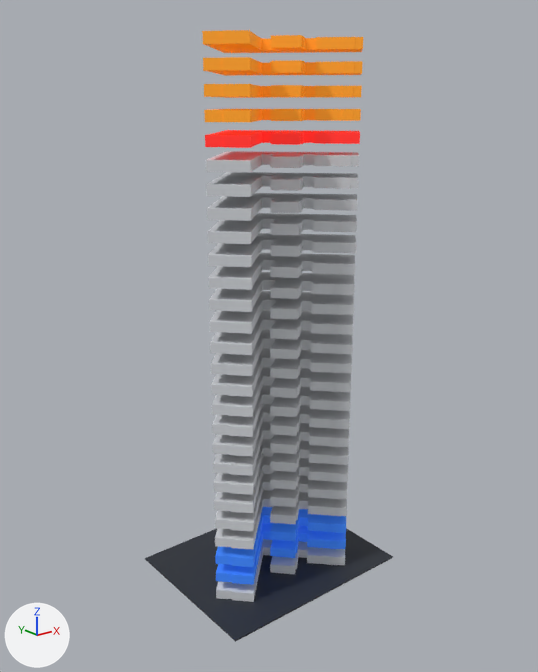
Two versions of the glTF model web/public/ar/sf-3722080.glb, one commit apart.
Both versions are drawn from a 50 mm lens placed at (-0.563, -0.661, 0.597), pointed at (-0.01, 0.029, 0.321). Lighting does not change. The marker at lower left points along +X, +Y and +Z. The picture after the commit comes second. Where no turn or scale is listed for an object, it has been applied to the vertices.

Before the edit, the objects in view are built like this:
```python
ob_floor_1 = bpy.data.objects.new('Floor 1', me_mesh_1)
ob_floor_1.parent = ob_firesight_140_new_montgomery_st
ob_floor_1.location = (0.0, 0.0, 0.0)
ob_floor_2 = bpy.data.objects.new('Floor 2', me_mesh_1)
ob_floor_2.parent = ob_firesight_140_new_montgomery_st
ob_floor_2.location = (0.0, 0.0, 7.514)
ob_floor_22 = bpy.data.objects.new('Floor 22', me_mesh_2)
ob_floor_22.location = (0.0, 0.0, 0.553)
ob_floor_23 = bpy.data.objects.new('Floor 23', me_mesh_3)
ob_floor_23.parent = ob_firesight_140_new_montgomery_st
ob_floor_23.location = (0.0, 0.0, 165.3)
ob_floor_24 = bpy.data.objects.new('Floor 24', me_mesh_3)
ob_floor_24.parent = ob_firesight_140_new_montgomery_st
ob_floor_24.location = (0.0, 0.0, 172.8)
ob_floor_25 = bpy.data.objects.new('Floor 25', me_mesh_3)
ob_floor_25.parent = ob_firesight_140_new_montgomery_st
ob_floor_25.location = (0.0, 0.0, 180.3)
ob_floor_26 = bpy.data.objects.new('Floor 26', me_mesh_3)
ob_floor_26.parent = ob_firesight_140_new_montgomery_st
ob_floor_26.location = (0.0, 0.0, 187.8)
ob_floor_7 = bpy.data.objects.new('Floor 7', me_mesh_0)
ob_floor_7.parent = ob_firesight_140_new_montgomery_st
ob_floor_7.location = (0.0, 0.0, 45.08)
# also in view: 'Floor 5' at (-0.008, 0.032, 0.133); 'Floor 21' at (-0.008, 0.032, 0.534); 'Floor 4' at (-0.008, 0.032, 0.108); 'Floor 14' at (-0.008, 0.032, 0.359); 'Floor 9' at (-0.008, 0.032, 0.233)
```
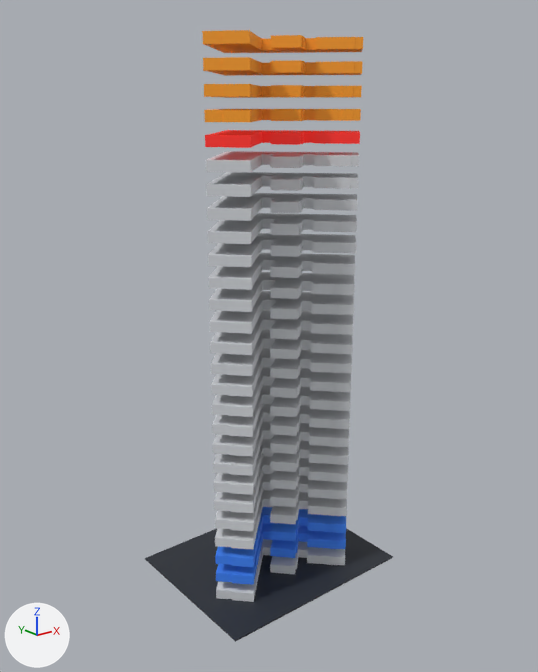
Changed parts and their boxes [x1, y1, x2, y2] in the pictures (538 x 672 px):
'Floor 26', recoloured, surface changed: [202, 30, 363, 53] in both
'Floor 25', recoloured, surface changed: [203, 57, 362, 76] in both
'Floor 22', recoloured: [205, 130, 360, 148] in both
'Floor 2', recoloured, surface changed: [215, 507, 346, 567] in both
'Floor 1', recoloured, surface changed (darker): [216, 523, 346, 585] in both
'Floor 24', recoloured, surface changed: [204, 84, 362, 98] in both
'Floor 23', recoloured, surface changed: [204, 109, 361, 122] in both

Patch to the scene script:
```diff
--- a/web/public/ar/sf-3722080.glb.py
+++ b/web/public/ar/sf-3722080.glb.py
@@ mat_material_1 @@
 mat_material_1.roughness = 0.6
-mat_material_1.emission_color = (0.0437, 0.223, 0.922)  # blue #3b82f6
-mat_material_1.emission_strength = 0.2
+mat_material_1.emission_color = (0.00368, 0.0103, 0.0331)  # dark blue #0c1a33
+mat_material_1.emission_strength = 1.0
@@ mat_material_2 @@
 mat_material_2.roughness = 0.6
-mat_material_2.emission_color = (0.784, 0.0194, 0.0137)  # red #e5261f
+mat_material_2.emission_color = (0.254, 0.00802, 0.00605)  # red #8a1612
 mat_material_2.emission_strength = 0.6
@@ mat_material_3 @@
 mat_material_3.roughness = 0.6
-mat_material_3.emission_color = (1.0, 0.347, 0.0116)  # orange #ff9f1c
-mat_material_3.emission_strength = 0.2
+mat_material_3.emission_color = (0.0331, 0.0144, 0.00304)  # brown #33200a
+mat_material_3.emission_strength = 1.0
```
